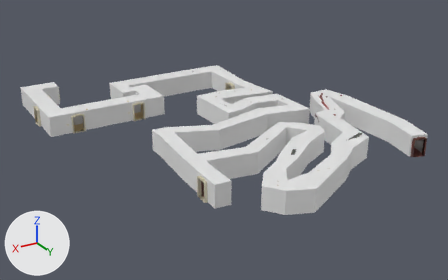
What one commit did to the FBX model Assets/Environments/Hallway.fbx.
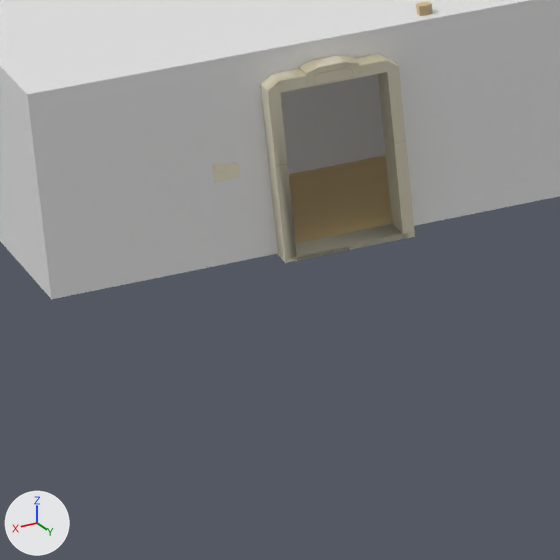
The first picture shows the older version from a 50 mm lens placed at (25.5, 104.9, 39.7), pointed at (-23.3, 23.5, -1.0). The close-ups show both versions on the part from 10% to 22% of the width and 39% to 58% of the height of that picture; other places that the commit changed are outside them. The lights are fixed; the arrows at lower left show +X, +Y and +Z. Where no turn or scale is listed for an object, it has been applied to the vertices.

Before the edit, the objects in view are built like this:
```python
me_cube_053 = bpy.data.meshes.new('Cube.053')
me_cube_053.from_pydata(...)  # 602 vertices, 560 faces; spans x -33.0..2.7, y -2.5..10.3, z -1.8..1.4
me_cube_053.materials.append(mat_door)  # picture img_doorframe_png
me_plane_006 = bpy.data.meshes.new('Plane.006')
me_plane_006.from_pydata(...)  # 118 vertices, 58 faces; spans x -47.1..1.5, y -8.0..51.6, z 0.0
me_plane_006.materials.append(mat_floor)  # picture img_hallwayfloor_png
me_plane_007 = bpy.data.meshes.new('Plane.007')
me_plane_007.from_pydata(...)  # 118 vertices, 58 faces; spans x -47.1..1.5, y -8.0..51.6, z 0.0
me_plane_007.materials.append(mat_ceilingmaterial)  # its picture is missing
ob_ceiling = bpy.data.objects.new('Ceiling', me_plane_007)
ob_ceiling.location = (0.0, 0.0, 3.44)
ob_door = bpy.data.objects.new('Door', me_cube_053)
ob_door.location = (-0.79, 0.0, 1.72)
ob_floor = bpy.data.objects.new('Floor', me_plane_006)
ob_floor.location = (0.0, 0.0, 0.0)
# also in view: 'Wall' at (-22.8, 21.8, 1.7)
```
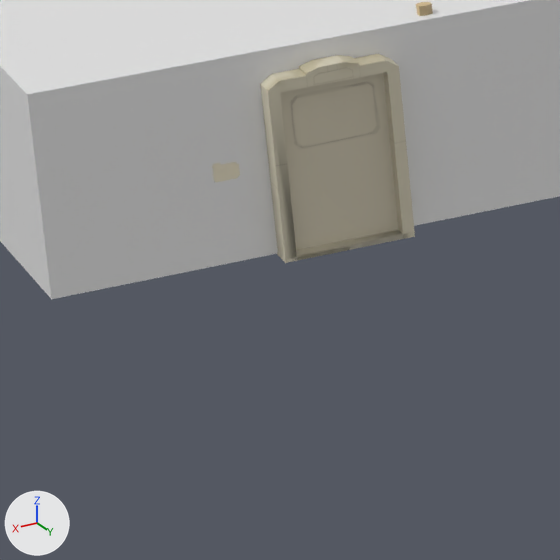
The change, as a list of edits to the scene's bpy script:
```text
Add img_apartmentdoor503_png:
    img_apartmentdoor503_png = load_image('ApartmentDoor503.png', 'Hallway/ApartmentDoor503.png', 2000, 2000, 'sRGB')
Add mat_door_013:
    mat_door_013 = principled_material('Door.013')
    mat_door_013.texture = img_apartmentdoor503_png
Add me_cube_045:
    me_cube_045.from_pydata(...)  # a box spanning x -0.29..1.71, y 9.98..10.09, z -1.02..1.85
    me_cube_045.materials.append(mat_door_013)  # picture img_apartmentdoor503_png
Add ob_door_503:
    ob_door_503 = bpy.data.objects.new('Door 503', me_cube_045)
    ob_door_503.location = (-3.95, 0.0, 1.0)
```

Pixel boxes [x1, y1, x2, y2] of what changed, in the close-ups (560 x 560 px):
'Door 503', added
    after: [280, 73, 398, 250]
'Floor', unchanged, covered by the edit
    before: [289, 155, 392, 243]
